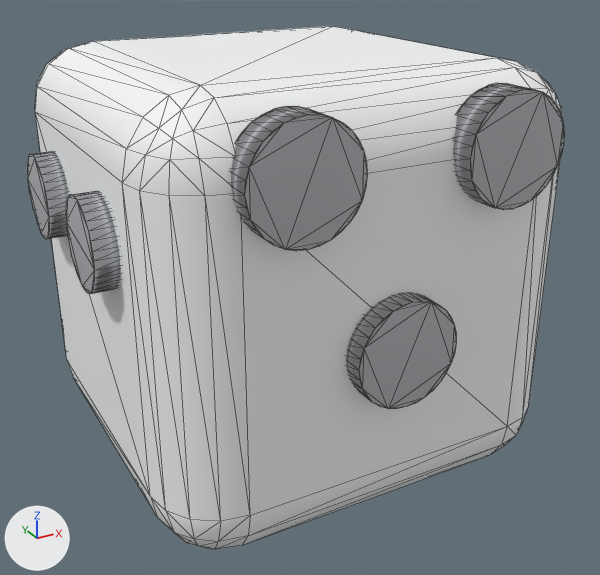
The glTF model apps/web/public/assets/models/p2s_video_so_ong_square1_power_cube/p2s_video_so_ong_square1_power_cube.proxy.glb as it was, and as the next commit left it.
The view is the same before and after, from a 50 mm camera at (-0.0694, -0.133, 0.0963) aimed at (0.0006, -0.0057, 0.0326). The axes (+X, +Y, +Z) are drawn at lower left. The lights are the same throughout. The first picture is the older version. Mesh edges are drawn as thin lines. Where no turn or scale is listed for an object, it has been applied to the vertices.

The first picture shows 'side_socket_round', 'side_socket_round.001', 'socket_round', 'socket_round.001', 'socket_round.002', 'square1_cube_body'.
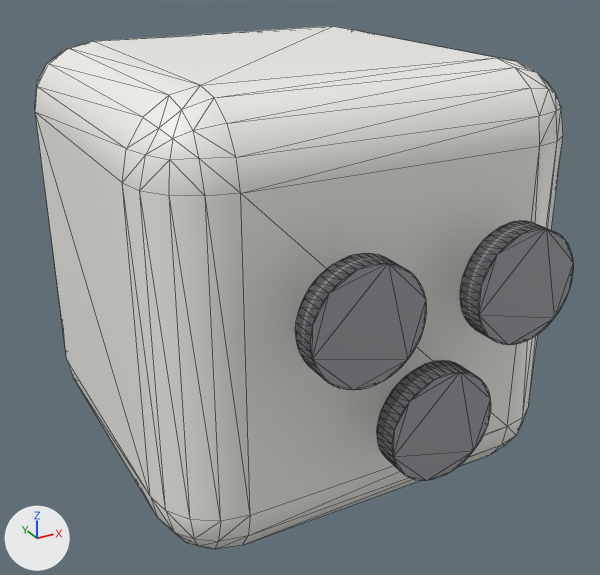
Pixel boxes [x1, y1, x2, y2] of what changed, in the pictures (600 x 575 px):
'socket_round', deleted: before [231, 106, 367, 251]
'repair_socket', added: after [295, 253, 426, 390]
'socket_round.001', deleted: before [453, 83, 564, 210]
'repair_socket.001', added: after [460, 221, 573, 345]
'repair_socket.002', added: after [377, 360, 491, 481]
'socket_round.002', deleted: before [346, 292, 456, 409]
'side_socket_round', deleted: before [66, 191, 120, 294]
'side_socket_round.001', deleted: before [27, 151, 69, 239]

The change, as a list of edits to the scene's bpy script:
```text
Add mat_repair_warm_grey:
    mat_repair_warm_grey = principled_material('repair_warm_grey')
    mat_repair_warm_grey.base_color = (0.32, 0.33, 0.35)  # grey #999ba0
    mat_repair_warm_grey.roughness = 0.6
Add me_cylinder_021_1:
    me_cylinder_021_1.from_pydata(...)  # a 48-sided cylinder along y spanning x -0.0091..0.0091, y -0.002..0.002, z -0.0091..0.0091
    me_cylinder_021_1.materials.append(mat_repair_warm_grey)  # grey #999ba0
Remove ob_socket_round:
    ob_socket_round = bpy.data.objects.new('socket_round', me_cylinder_018)
    ob_socket_round.location = (-0.018, -0.0388, 0.065)
Remove ob_socket_round_001:
    ob_socket_round_001 = bpy.data.objects.new('socket_round.001', me_cylinder_019)
    ob_socket_round_001.location = (0.018, -0.0388, 0.065)
Remove ob_socket_round_002:
    ob_socket_round_002 = bpy.data.objects.new('socket_round.002', me_cylinder_020)
    ob_socket_round_002.location = (0.0, -0.0388, 0.035)
Remove ob_side_socket_round:
    ob_side_socket_round = bpy.data.objects.new('side_socket_round', me_cylinder_021)
    ob_side_socket_round.location = (-0.0388, -0.0137, 0.0517)
Remove ob_side_socket_round_001:
    ob_side_socket_round_001 = bpy.data.objects.new('side_socket_round.001', me_cylinder_022)
    ob_side_socket_round_001.location = (-0.0388, 0.0137, 0.0517)
Add ob_repair_socket_002:
    ob_repair_socket_002 = bpy.data.objects.new('repair_socket.002', me_cylinder_021_1)
    ob_repair_socket_002.location = (0.0, -0.049, 0.0274)
Add ob_repair_socket_001:
    ob_repair_socket_001 = bpy.data.objects.new('repair_socket.001', me_cylinder_021_1.copy())
    ob_repair_socket_001.location = (0.0137, -0.049, 0.0471)
Add ob_repair_socket:
    ob_repair_socket = bpy.data.objects.new('repair_socket', me_cylinder_021_1.copy())
    ob_repair_socket.location = (-0.0137, -0.049, 0.0471)
```
